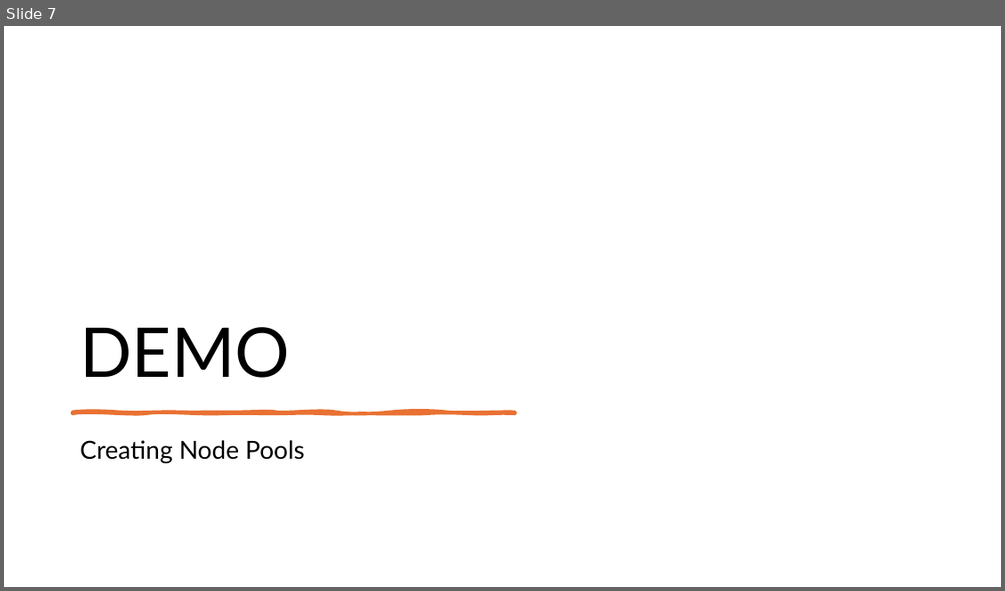
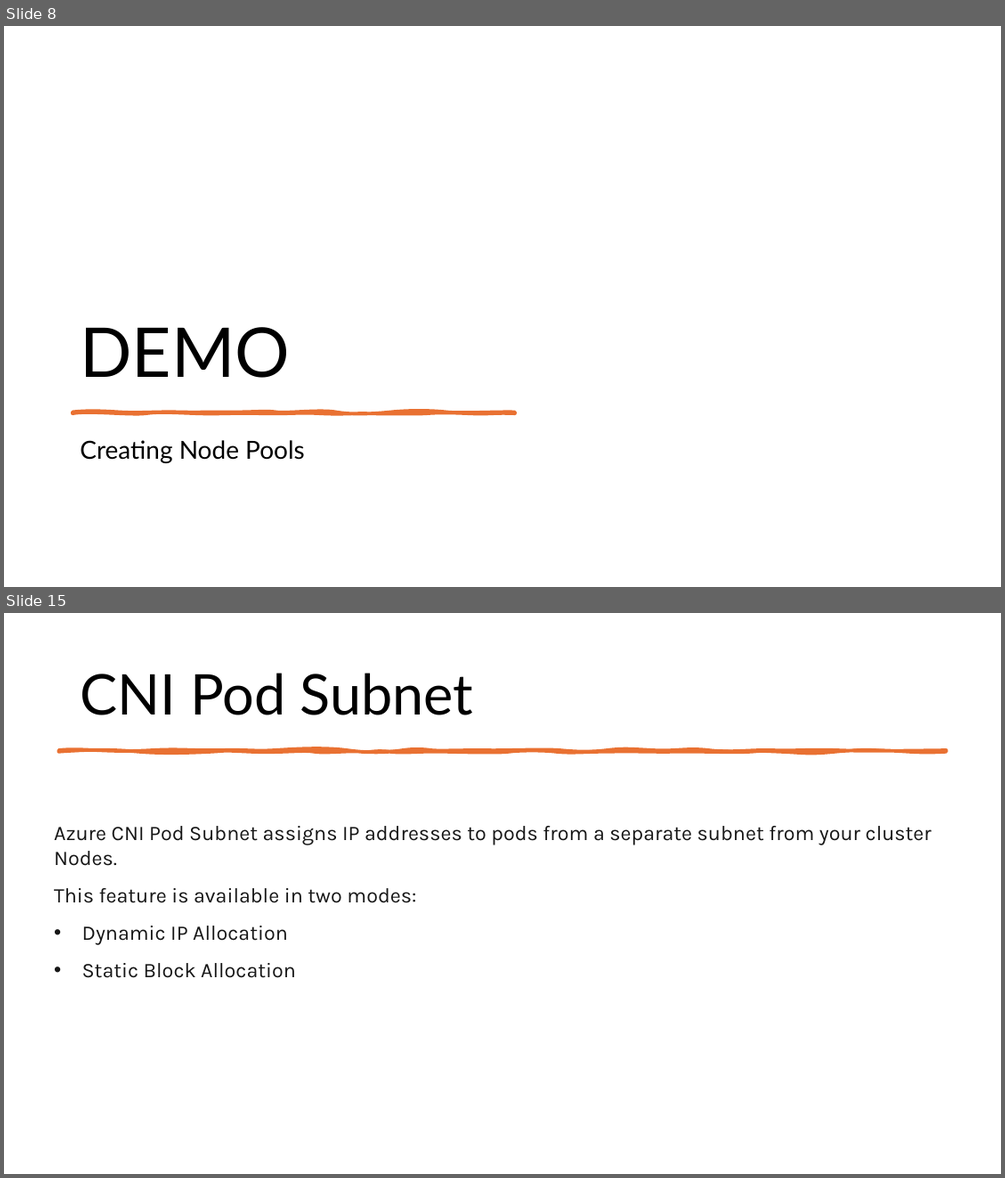
Before and after one commit to fhbilgen/AKSWorkshop, a slide deck: AKS_04_Networking.pptx. Shown one above the other, each under a label of ours: slide 7 before the commit, slides 8 and 15 after it; the slides between them are not shown. The pictures are 1005x591 and 1005x1178 pixels, drawn with LibreOffice and Linux fonts; fonts in the diff are those of the drawing. Boxes give left, top, right and bottom in pixels: in the first picture for what was removed or moved away, otherwise in the second. Text is boxed around its words. In the diff, an @@ line names an element or a change of style, - is before the commit and + after.

```diff
--- a/AKS_04_Networking.pptx
+++ b/AKS_04_Networking.pptx
@@ slide 15 added at bbox=[4, 613, 1001, 1174], background #FFFFFF @@
@@ title added at bbox=[80, 673, 474, 715], 54 pt, text #000000 @@
+CNI Pod Subnet
@@ freeform shape added at bbox=[58, 750, 947, 751], fill #E97132, outline #E97132 3.25 pt @@
@@ text added at bbox=[54, 826, 931, 945], 20 pt, text #161616 @@
+Azure CNI Pod Subnet assigns IP addresses to pods from a separate subnet from your cluster Nodes.
+This feature is available in two modes:
+• Dynamic IP Allocation
+• Static Block Allocation
@@ what was slide 7 is now slide 8 @@
```
Also in this commit, not shown: 34 other slides added, 6 other files.
